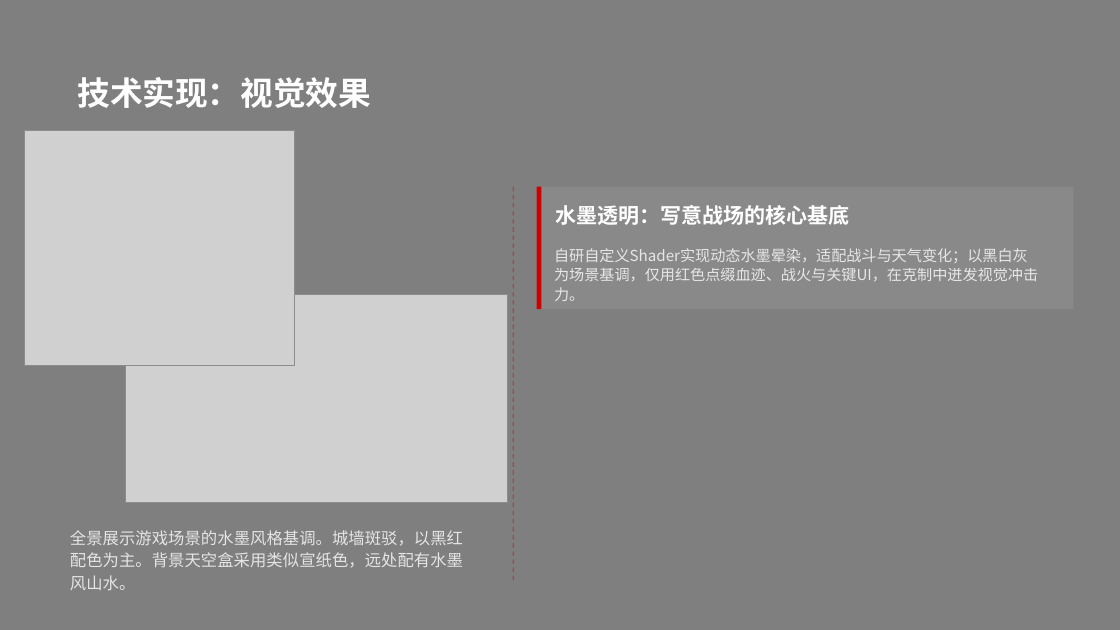
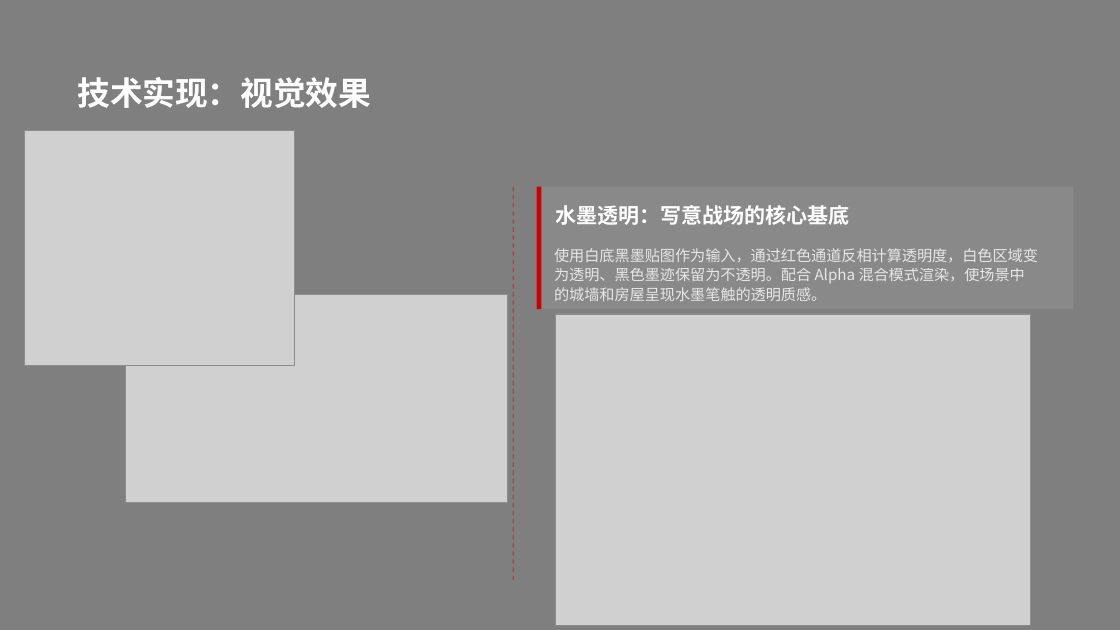
Before and after one commit to W-SEANVeen/ISF2, a slide deck: slide 15 of Docs/《孤城》VR游戏设计答辩.pptx. Drawn at 1120x630 pixels with LibreOffice and Linux fonts; fonts in the diff are those of the drawing; grey boxes stand for pictures; background and template pictures are left out. Boxes give left, top, right and bottom in pixels: in the first picture for what was removed or moved away, otherwise in the second. Text is boxed around its words. In the diff, an @@ line names an element or a change of style, - is before the commit and + after.

```diff
--- a/Docs/《孤城》VR游戏设计答辩.pptx
+++ b/Docs/《孤城》VR游戏设计答辩.pptx
@@ text at [554,248,1038,301]: text changed @@
-自研自定义Shader实现动态水墨晕染，适配战斗与天气变化；以黑白灰为场景基调，仅用红色点缀血迹、战火与关键UI，在克制中迸发视觉冲击力。
+使用白底黑墨贴图作为输入，通过红色通道反相计算透明度，白色区域变为透明、黑色墨迹保留为不透明。配合 Alpha 混合模式渲染，使场景中的城墙和房屋呈现水墨笔触的透明质感。
@@ picture added at [555,314,1031,625] @@
@@ text removed at [70,530,463,590] @@
-全景展示游戏场景的水墨风格基调。城墙斑驳，以黑红配色为主。背景天空盒采用类似宣纸色，远处配有水墨风山水。
```
Also in this commit, not shown: 7 other slides changed, 11 other files.
